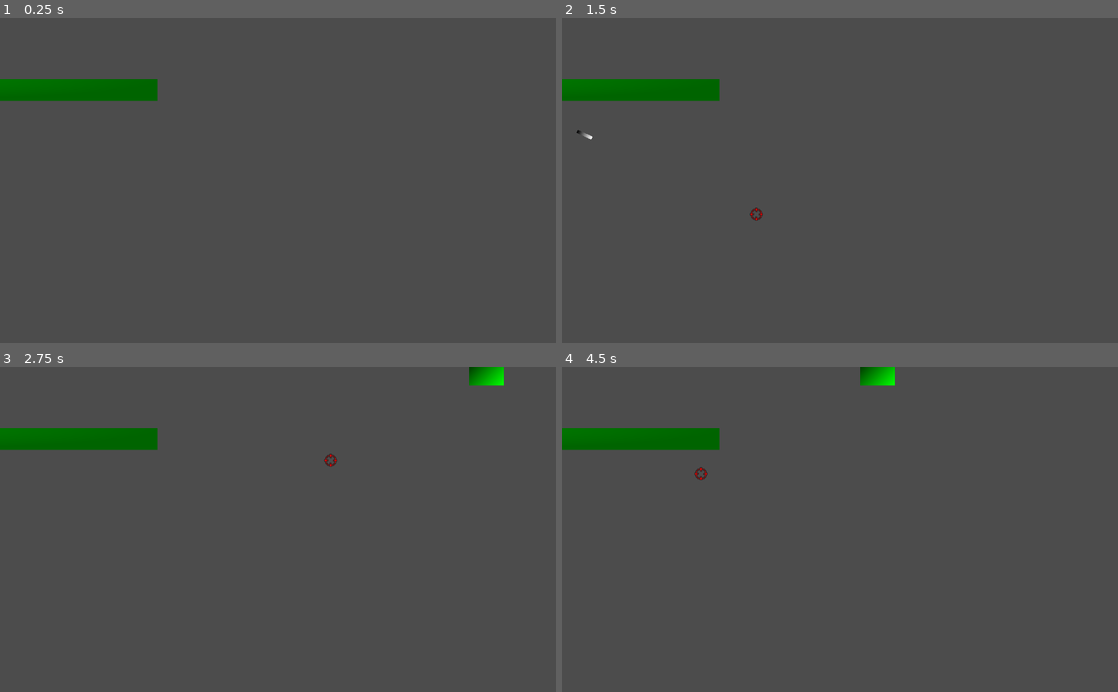
Above: before the commit, frames 1-4 (two rows, left to right).
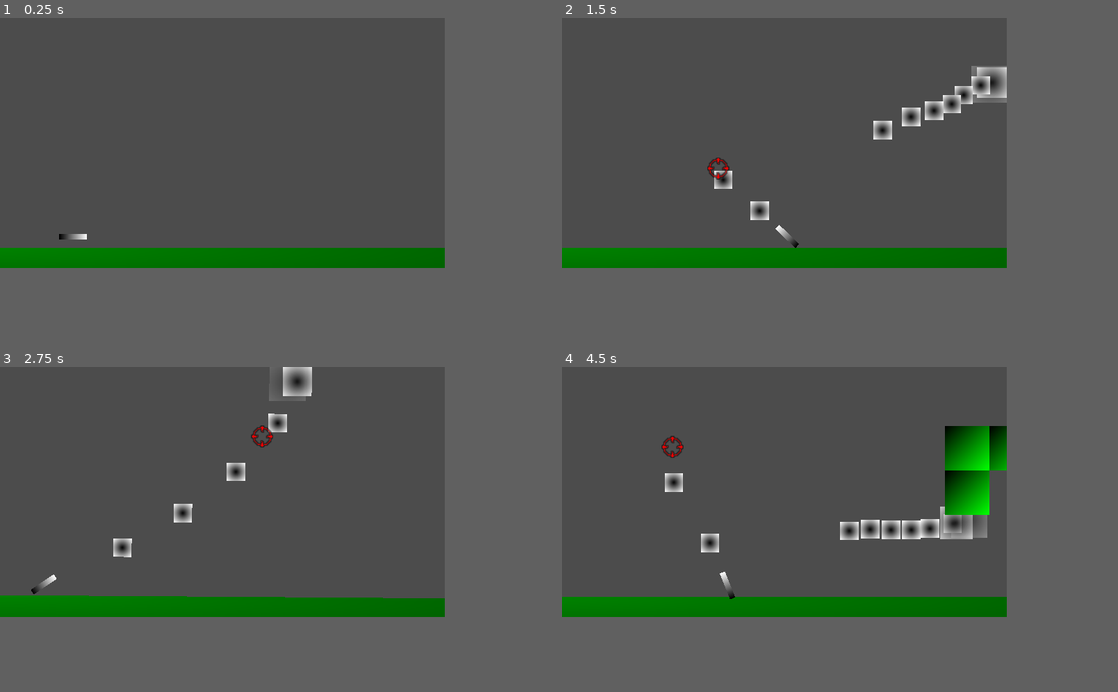
Above: after the commit, the same moments.

Repository: dranik544/explanation-overdue
Game: Godot game, scene res://scenes/main.tscn
Two runs of this game, one before a commit and one after it. Both use one fixed random seed, a clock stepped at 60 frames per second and the inputs below. The project has no main scene, so this scene is started directly.
Inputs (mouse positions are in pixels of both pictures, inside the frame that each line leads up to):
- Up to frame 1 (0.25 s): no input
- Up to frame 2 (1.5 s): tap Enter at 0.5 s; move the mouse to (962, 164) at 0.52 s; press the mouse at (962, 164) at 0.53 s; hold D (RIGHT) 0.53-1.25 s; tap W (JUMP) at 0.77 s; release the mouse at (962, 164) at 1.25 s; drag from (728, 196) to (812, 245) at 1.27 s
- Up to frame 3 (2.75 s): move the mouse to (333, 458) at 2.02 s; press the mouse at (333, 458) at 2.03 s; hold A (LEFT) from 2.03 s (still down)
- Up to frame 4 (4.5 s): release A (LEFT) at 2.75 s; release the mouse at (895, 458) at 2.75 s; drag from (812, 594) to (673, 480) at 2.77 s; move the mouse to (1006, 578) at 3.52 s; press the mouse at (1006, 578) at 3.53 s; hold D (RIGHT) 3.53-4.25 s; tap W (JUMP) at 3.77 s; release the mouse at (1006, 578) at 4.25 s; drag from (673, 480) to (756, 448) at 4.27 s
The window is 800x468 before the commit and 640x360 after it. Grey fills any space a smaller window leaves; there, only what the larger window draws over its background counts as a difference.

The runs differ from the first frame. In frame 1, 6.9% of the frame differs, in the area x 0-80%, y 18-77%; in frame 2, 8.7%; in frame 3, 8.5%; in frame 4, 12%, in the area x 0-80%, y 0-77%.
Error before the commit: Invalid call. Nonexistent function 'instantiate' in base 'PackedScene'. (res://scenes/projectile_pool.gd:12)

Commit message:
окончательный перенос на Godot Engine 3.6.2 (надеюсь)

Diff:
--- a/global.gd
+++ b/global.gd
@@ -3,3 +3,4 @@
 var sensivityMove: float = 1.5
 var sensivityAim: float = 1.5
 var speedLoc: float = 180.0
+var aimGamepadDeadZone: float = 0.2
--- a/inputManager.gd
+++ b/inputManager.gd
@@ -13,10 +13,12 @@
 	if event is InputEventScreenTouch or event is InputEventScreenDrag:
 		currentMode = InputMode.TOUCH
 		#print("touch mode")
+
 	# мышь или клавиатура = клавамышь
 	elif event is InputEventMouseButton or event is InputEventMouseMotion or event is InputEventKey:
 		currentMode = InputMode.KEYBOARD_MOUSE
 		#print("keyboard/mouse mode")
+
 	# кнопки геймпада = консольное
 	elif event is InputEventJoypadButton or event is InputEventJoypadMotion:
 		currentMode = InputMode.GAMEPAD
--- a/project.godot
+++ b/project.godot
@@ -17,6 +17,13 @@
 
 Global="*res://global.gd"
 InputManager="*res://inputManager.gd"
+
+[display]
+
+window/size/width=640
+window/size/height=360
+window/stretch/mode="2d"
+window/stretch/aspect="expand"
 
 [gui]
 
@@ -54,26 +61,17 @@
 "events": [ Object(InputEventMouseButton,"resource_local_to_scene":false,"resource_name":"","device":0,"alt":false,"shi …(229 unchanged characters)…
  ]
 }
-AIMLEFT={
-"deadzone": 0.5,
-"events": [ Object(InputEventJoypadMotion,"resource_local_to_scene":false,"resource_name":"","device":0,"axis":2,"axis_value":-1.0,"script":null)
- ]
-}
-AIMRIGHT={
-"deadzone": 0.5,
-"events": [ Object(InputEventJoypadMotion,"resource_local_to_scene":false,"resource_name":"","device":0,"axis":2,"axis_value":1.0,"script":null)
- ]
-}
-AIMDOWN={
-"deadzone": 0.5,
-"events": [ Object(InputEventJoypadMotion,"resource_local_to_scene":false,"resource_name":"","device":0,"axis":3,"axis_value":1.0,"script":null)
- ]
-}
-AIMUP={
-"deadzone": 0.49,
-"events": [ Object(InputEventJoypadMotion,"resource_local_to_scene":false,"resource_name":"","device":0,"axis":3,"axis_value":-1.0,"script":null)
- ]
-}
+
+[input_devices]
+
+pointing/emulate_touch_from_mouse=true
+
+[layer_names]
+
+2d_physics/layer_1="environment"
+2d_physics/layer_2="player"
+2d_physics/layer_3="blocks"
+2d_physics/layer_4="projectiles"
 
 [physics]
 
--- a/scenes/blocks/block_1.gd
+++ b/scenes/blocks/block_1.gd
@@ -3,11 +3,10 @@
 onready var sprite2d: Sprite = $Sprite
 onready var collisionShape2d: CollisionShape2D = $CollisionShape2D
 
-var maxHealth: int        # максимальное здоровье блока
-var destroyTween: Tween   # tween для анимации уничтожения
+var maxHealth: int                              # максимальное здоровье блока
 
 export var health: int = 4                  # здоровье блока (блять здоровье у блока, ахуенно просто)
-enum blockType {default}                     # все типы блоков
+enum blockType {default}                    # все типы блоков
 export(blockType) var currentBlockType      # текущий тип блока
 export(bool) var startedDeactivate = true   # стартовая деактивация
 
@@ -28,16 +27,17 @@
 		collisionShape2d.set_deferred("disabled", true)
 		set_process(false)
 
-		destroyTween = Tween.new()
+		var tween: Tween = Tween.new()
+		add_child(tween)
 
 		# ... запускаем анимацию в зависимости от типа блока
 		match currentBlockType:
 			0:
-				destroyTween.set_ease(Tween.EASE_IN)
-				destroyTween.set_trans(Tween.TRANS_BACK)
-				destroyTween.set_parallel(true)
-				destroyTween.tween_property(sprite2d, "scale", Vector2.ZERO, 0.2)
-				destroyTween.tween_property(sprite2d, "rotation", rotation + 1.0, 0.2)
+				tween.interpolate_property(sprite2d, "scale", sprite2d.scale, Vector2.ZERO, 0.2, Tween.TRANS_BACK, Tween.EASE_IN)
+				tween.interpolate_property(sprite2d, "rotation", sprite2d.rotation, sprite2d.rotation + 1.0, 0.2, Tween.TRANS_BACK, Tween.EASE_IN)
+				tween.start()
+				yield(tween, "tween_completed")
+				tween.queue_free()
 
 func activate():
 	health = maxHealth
@@ -47,12 +47,10 @@
 
 func deactivate():
 	health = maxHealth
-	returnSpriteAfterDestroyAnimation()
 	set_process(false)
 	collisionShape2d.set_deferred("disabled", true)
 
 func returnSpriteAfterDestroyAnimation():
-	if destroyTween: destroyTween.kill()
 	match currentBlockType:
 		0:
 			sprite2d.rotation = 0.0
--- a/scenes/blocks/block_1.tscn
+++ b/scenes/blocks/block_1.tscn
@@ -3,12 +3,15 @@
 [ext_resource path="res://scenes/blocks/block_1.gd" type="Script" id=1]
 
 [sub_resource type="RectangleShape2D" id=1]
+extents = Vector2( 24, 24 )
 
 [sub_resource type="Gradient" id=2]
 colors = PoolColorArray( 0, 0, 0, 1, 0, 1, 0, 1 )
 
 [sub_resource type="GradientTexture2D" id=3]
 gradient = SubResource( 2 )
+width = 48
+height = 48
 fill_to = Vector2( 1, 1 )
 
 [node name="block1" type="StaticBody2D"]
@@ -20,6 +23,4 @@
 shape = SubResource( 1 )
 
 [node name="Sprite" type="Sprite" parent="."]
-position = Vector2( 9.53674e-07, 0.5 )
-scale = Vector2( 0.3125, 0.328125 )
 texture = SubResource( 3 )
--- a/scenes/main.tscn
+++ b/scenes/main.tscn
@@ -18,8 +18,10 @@
 fill = 1
 
 [sub_resource type="RectangleShape2D" id=3]
+extents = Vector2( 255, 10 )
 
 [sub_resource type="RectangleShape2D" id=4]
+extents = Vector2( 10, 155 )
 
 [node name="main" type="Node2D"]
 
@@ -123,7 +125,11 @@
 
 [node name="player" parent="." instance=ExtResource( 1 )]
 position = Vector2( -160, 104 )
+poolPath = NodePath("../ProjectilePool")
+cameraPath = NodePath("../Camera2D")
 
 [node name="Camera2D" type="Camera2D" parent="."]
-zoom = Vector2( 2, 2 )
+rotating = true
+current = true
+zoom = Vector2( 0.75, 0.75 )
 script = ExtResource( 7 )
--- a/scenes/player/player.gd
+++ b/scenes/player/player.gd
@@ -7,7 +7,7 @@
 var velocity: Vector2 = Vector2.ZERO              # просто velocity
 var gravity: float = ProjectSettings.get_setting(
 	"physics/2d/default_gravity"                  # гравитация (берётся из настроек)
-)
+) * 10
 var touchMoveActive: bool = false                 # срабатывает, когда касание части экрана для ходьбы активно
 var touchMoveStart: Vector2 = Vector2.ZERO        # расчёт начальной точки касания
 var touchMoveDragOffset: Vector2 = Vector2.ZERO   # финальный расчёт конечной точки движения
@@ -22,7 +22,7 @@
 var lastAimGamepadActive: bool = false            # для анимации прицела (ГЕЙМПАД)
 
 export(float) var maxSpeedMove = 300.0            # максимальная скорость передвижения игрока
-export(float) var jumpVelocity = -450.0           # сила прыжка (отрицательная — вверх)
+export(float) var jumpVelocity = -350.0           # сила прыжка (отрицательная — вверх)
 export(float) var accelerationMove = 30.0         # плавность начала ходьбы
 export(float) var deaccelerationMove = 60.0       # плавность конца ходьбы
 export(bool) var enableMaxDistanceAim = true      # включить ограничения прицела по растоянию
@@ -44,7 +44,7 @@
 	if not is_on_floor():
 		velocity.y += gravity * delta
 
-	move_and_slide(velocity)
+	velocity = move_and_slide(velocity, Vector2.UP)
 
 func InputManagement():
 	# заготовка для нужного Velocity по X оси
@@ -71,13 +71,21 @@
 			aimPosition = get_global_mouse_position() - global_position
 		# на геймпаде по правому стику
 		else:
-			var aimX = Input.get_axis("AIMLEFT", "AIMRIGHT")
-			var aimY = Input.get_axis("AIMUP", "AIMDOWN")
-			aimPosition = Vector2(aimX, aimY) * maxDistanceAim
-
-			# определяем, было ли последнее действие правого стика геймпада
-			# тем же, если нет то запускаем анимацию прицела
-			var aimGamepadActive: bool = true if aimPosition != Vector2.ZERO else false
+			# определяем сторону и силу передвижения стика
+			var aimX = Input.get_joy_axis(0, JOY_AXIS_2)
+			var aimY = Input.get_joy_axis(0, JOY_AXIS_3)
+			var rawAim = Vector2(aimX, aimY)
+			# нормализуем сторону стрельбы со стика
+			if rawAim.length() < Global.aimGamepadDeadZone:
+				rawAim = Vector2.ZERO
+			else:
+				rawAim = rawAim.normalized() * ((rawAim.length() - Global.aimGamepadDeadZone) / (1.0 - Global.aimGamepadDeadZone))
+
+			# задаём позицию прицела
+			aimPosition = rawAim * maxDistanceAim
+
+			# если геймпад активен, то активируем анимацию, в ином случае другую
+			var aimGamepadActive: bool = rawAim.length() > 0.1
 			if lastAimGamepadActive != aimGamepadActive:
 				if aimGamepadActive:
 					aimFrontAnimationTween()
@@ -194,14 +202,14 @@
 	aimSprite.modulate.a = 1.0
 
 	var tween: Tween = Tween.new()
-	tween.set_parallel(true)
-	tween.set_ease(Tween.EASE_OUT)
-	tween.set_trans(Tween.TRANS_CIRC)
-
-	tween.tween_property(aimSprite, "position", Vector2.ZERO, 0.2)
-	tween.tween_property(aimSprite, "modulate:a", 0.0, 0.2)
-
-	yield(tween, "finished")
+	add_child(tween)
+	tween.interpolate_property(aimSprite, "position", aimSprite.position, Vector2.ZERO, 0.2, Tween.TRANS_BACK, Tween.EASE_IN)
+	tween.interpolate_property(aimSprite, "modulate:a", aimSprite.modulate.a, 0.0, 0.2)
+	tween.start()
+
+	yield(tween, "tween_completed")
+	tween.queue_free()
+
 	if not touchAimActive:
 		aimSprite.visible = false
 
@@ -211,13 +219,14 @@
 	aimSprite.scale = Vector2(4.0, 4.0)
 
 	var tween: Tween = Tween.new()
-	tween.set_parallel(true)
-	tween.set_ease(Tween.EASE_OUT)
-	tween.set_trans(Tween.TRANS_BACK)
-
-	tween.tween_property(aimSprite, "scale", Vector2(1.0, 1.0), 0.5)
-	tween.tween_property(aimSprite, "modulate:a", 1.0, 0.3)
-
-	yield(tween, "finished")
+	add_child(tween)
+	tween.interpolate_property(aimSprite, "scale", aimSprite.scale, Vector2(1.0, 1.0), 0.2, Tween.TRANS_CIRC, Tween.EASE_OUT)
+	tween.interpolate_property(aimSprite, "scale", aimSprite.scale, Vector2(1.0, 1.0), 0.2, Tween.TRANS_CIRC, Tween.EASE_OUT)
+	tween.interpolate_property(aimSprite, "modulate:a", aimSprite.modulate.a, 1.0, 0.3, Tween.TRANS_LINEAR)
+	tween.start()
+
+	yield(tween, "tween_completed")
+	tween.queue_free()
+
 	if not touchAimActive:
 		aimSprite.visible = false
--- a/scenes/player/player.tscn
+++ b/scenes/player/player.tscn
@@ -11,6 +11,8 @@
 gradient = SubResource( 2 )
 
 [node name="player" type="KinematicBody2D"]
+collision_layer = 2
+collision_mask = 5
 script = ExtResource( 1 )
 
 [node name="CollisionShape2D" type="CollisionShape2D" parent="."]
@@ -26,6 +28,6 @@
 [node name="aimSprite" type="Sprite" parent="."]
 texture = ExtResource( 2 )
 
-[node name="Timer" type="Timer" parent="."]
+[node name="projectileTimer" type="Timer" parent="."]
 wait_time = 0.1
 one_shot = true
--- a/scenes/projectile_pool.gd
+++ b/scenes/projectile_pool.gd
@@ -7,13 +7,14 @@
 
 
 func _ready():
+	add_to_group("projectile pool")
 	# стартовое создание пула
-	for i in range(poolSize):
-		var bullet: Area2D = projectileScene.instantiate()
+	for _i in range(poolSize):
+		var bullet: Area2D = projectileScene.instance()
 		# отключение физической обработки и видимости
 		bullet.visible = false
 		bullet.set_physics_process(false)
-		bullet.pool = self
+		bullet.poolPath = self.get_path()
 
 		add_child(bullet)
 
@@ -27,13 +28,13 @@
 			return i
 
 	# если проджектайлов не хватает, то надо создать ещё
-	var newProjectile: Area2D = projectileScene.instantiate()
+	var newProjectile: Area2D = projectileScene.instance()
 	newProjectile.pool = self
 	add_child(newProjectile)
 
 	pool.append(newProjectile)
 
-	print("new created")
+	print("new projectile created")
 	return newProjectile
 
 # возвращение проджектайла обратно в пул
--- a/scenes/projectiles/blaster projectile1.gd
+++ b/scenes/projectiles/blaster projectile1.gd
@@ -4,7 +4,7 @@
 
 export var speed: float = 500.0                # скорость проджектайла
 export var direction: Vector2 = Vector2.ZERO   # направление проджектайла
-export var recoilForce: float = 95.0           # сила отдачи игрока от проджектайла, в случае касания с объектом
+export var recoilForce: float = 80.0           # сила отдачи игрока от проджектайла, в случае касания с объектом
 export var damage: int = 1                     # урон по блокам и противникам
 export(NodePath) var poolPath                                                 # ПУТЬ К внешний пул проджектайлов
 onready var pool: Node2D = get_node(poolPath) if poolPath else null           # внешний пул проджектайлов
@@ -28,6 +28,8 @@
 	direction = dir.normalized()
 	global_position = startpos + direction * 24.0 # <- это создаёт проджектайл не прямо в точке, а
 	visible = true                                #    чутка дальше чем надо.
+	sprite2d.modulate.a = 1.0
+	sprite2d.scale = baseScaleSprite
 	set_physics_process(true)
 	monitorable = true
 	monitoring = true
@@ -50,16 +52,17 @@
 
 	# анимация уничтожения
 	var tween: Tween = Tween.new()
-	tween.set_ease(Tween.EASE_OUT)
-	tween.set_trans(Tween.TRANS_CIRC)
-	tween.set_parallel(true)
-	tween.tween_property(sprite2d, "scale", baseScaleSprite * 2, 0.2)
-	tween.tween_property(sprite2d, "modulate:a", 0.0, 0.2)
-	yield(tween, "finished")
-
-	# возвращение обратно в пул
-	pool.returnProjectile(self)
+	add_child(tween)
+	tween.interpolate_property(sprite2d, "scale", sprite2d.scale, baseScaleSprite * 2, 0.2, Tween.TRANS_CIRC, Tween.EASE_OUT)
+	tween.interpolate_property(sprite2d, "modulate:a", sprite2d.modulate.a, 0.0, 0.2, Tween.TRANS_LINEAR, Tween.EASE_IN)
+	tween.start()
+	yield(tween, "tween_completed")
+	tween.queue_free()
 
 	# возвращение обычных характеристик внешнего вида
 	sprite2d.modulate.a = 1.0
 	sprite2d.scale = baseScaleSprite
+
+	# возвращение обратно в пул
+	if pool == null: pool = get_tree().get_first_node_in_group("projectile pool")
+	pool.returnProjectile(self)
--- a/scenes/projectiles/blaster projectile1.tscn
+++ b/scenes/projectiles/blaster projectile1.tscn
@@ -3,17 +3,20 @@
 [ext_resource path="res://scenes/projectiles/blaster projectile1.gd" type="Script" id=1]
 
 [sub_resource type="CircleShape2D" id=1]
-radius = 29.0172
 
 [sub_resource type="Gradient" id=2]
 
 [sub_resource type="GradientTexture2D" id=3]
 gradient = SubResource( 2 )
+width = 20
+height = 20
 fill = 1
 fill_from = Vector2( 0.498611, 0.498611 )
 fill_to = Vector2( 1, 1 )
 
 [node name="blaster projectile1" type="Area2D"]
+collision_layer = 8
+collision_mask = 5
 script = ExtResource( 1 )
 
 [node name="CollisionShape2D" type="CollisionShape2D" parent="."]
